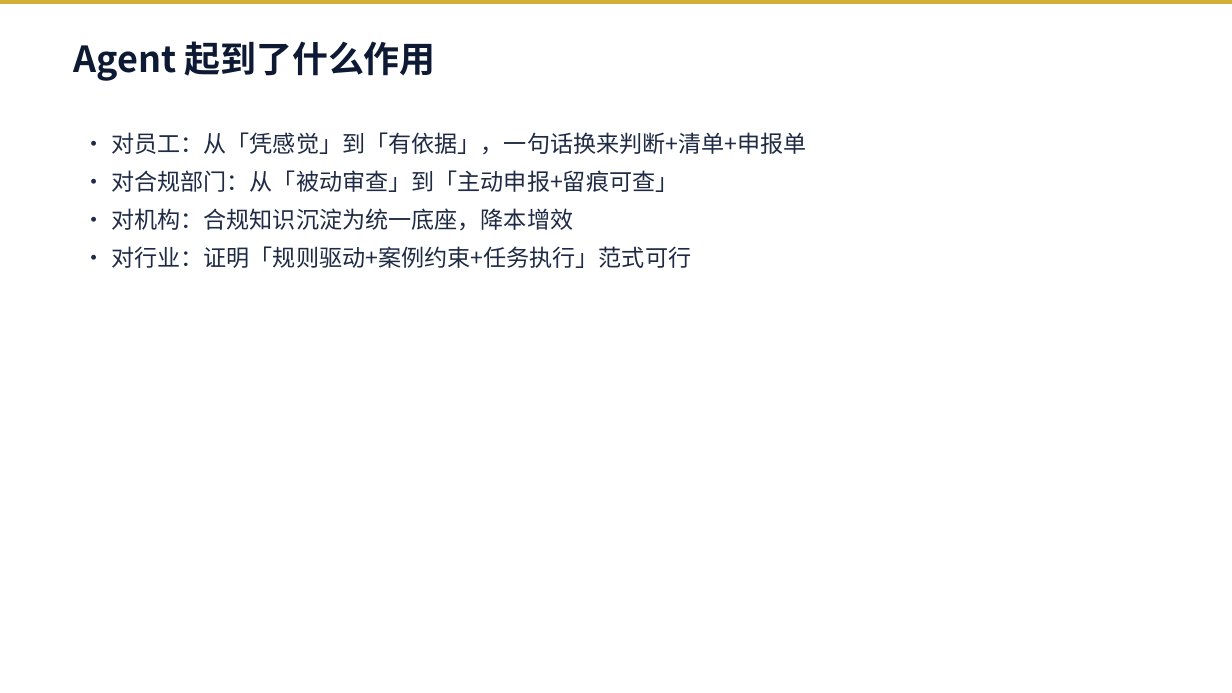
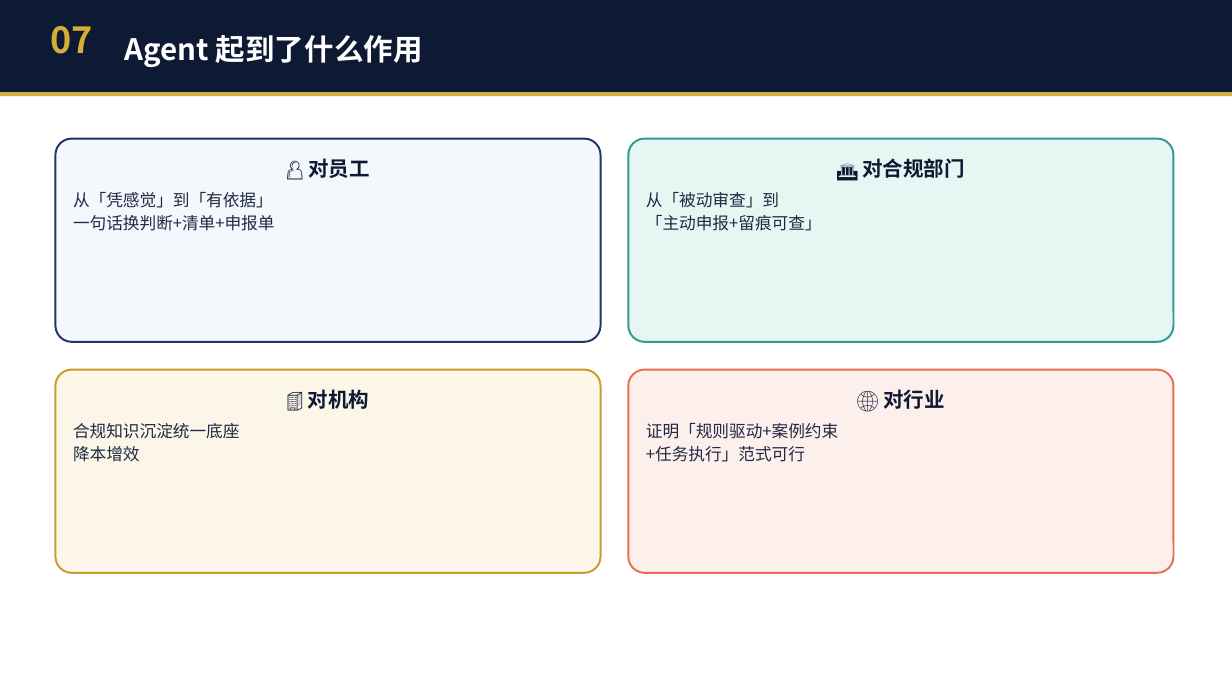
Before and after one commit to JackMA-SYSU/cfa-compliance-assistant, a slide deck: slide 8 of 商策PPT_暑假不回家队.pptx. Drawn at 1232x693 pixels with LibreOffice and Linux fonts; fonts in the diff are those of the drawing. Boxes give left, top, right and bottom in pixels: in the first picture for what was removed or moved away, otherwise in the second. Text is boxed around its words. In the diff, an @@ line names an element or a change of style, - is before the commit and + after.

```diff
--- a/商策PPT_暑假不回家队.pptx
+++ b/商策PPT_暑假不回家队.pptx
@@ rectangle: place and size @@
-rectangle at bbox=[0, 0, 1232, 4]
+rectangle at bbox=[0, 0, 1232, 92]
@@ rectangle at bbox=[0, 0, 1232, 92]: fill #D4AF37 to #0E1A33 @@
@@ text added at bbox=[51, 26, 93, 54], 28 pt, text #D4AF37, bold @@
+07
@@ text "Agent 起到了什么作用": place and size @@
-text "Agent 起到了什么作用" at bbox=[74, 41, 436, 81]
+text "Agent 起到了什么作用" at bbox=[125, 35, 423, 67]
@@ text "Agent 起到了什么作用" at bbox=[125, 35, 423, 67]: size 28 to 23 pt, text colour #0E1A33 to #FFFFFF; vertical alignment top to middle @@
@@ rectangle added at bbox=[0, 92, 1232, 96], fill #D4AF37 @@
@@ rounded rectangle added at bbox=[55, 139, 601, 342], fill #F4F7FC, outline #1F3560 1.5 pt, 13 pt, text #1F2A44 @@
+👤 对员工
+从「凭感觉」到「有依据」
+一句话换判断+清单+申报单
@@ text removed at bbox=[111, 132, 807, 268] @@
-• 对员工：从「凭感觉」到「有依据」，一句话换来判断+清单+申报单
-• 对合规部门：从「被动审查」到「主动申报+留痕可查」
-• 对机构：合规知识沉淀为统一底座，降本增效
-• 对行业：证明「规则驱动+案例约束+任务执行」范式可行
@@ rounded rectangle added at bbox=[628, 139, 1174, 342], fill #E8F6F3, outline #2A9D8F 1.5 pt, 13 pt, text #1F2A44 @@
+🏛 对合规部门
+从「被动审查」到
+「主动申报+留痕可查」
@@ rounded rectangle added at bbox=[55, 370, 601, 573], fill #FBF6E8, outline #C99A2E 1.5 pt, 13 pt, text #1F2A44 @@
+🏢 对机构
+合规知识沉淀统一底座
+降本增效
@@ rounded rectangle added at bbox=[628, 370, 1174, 573], fill #FDEFEB, outline #E76F51 1.5 pt, 13 pt, text #1F2A44 @@
+🌐 对行业
+证明「规则驱动+案例约束
++任务执行」范式可行
```
Also in this commit, not shown: 15 other slides changed, 1 other file.
